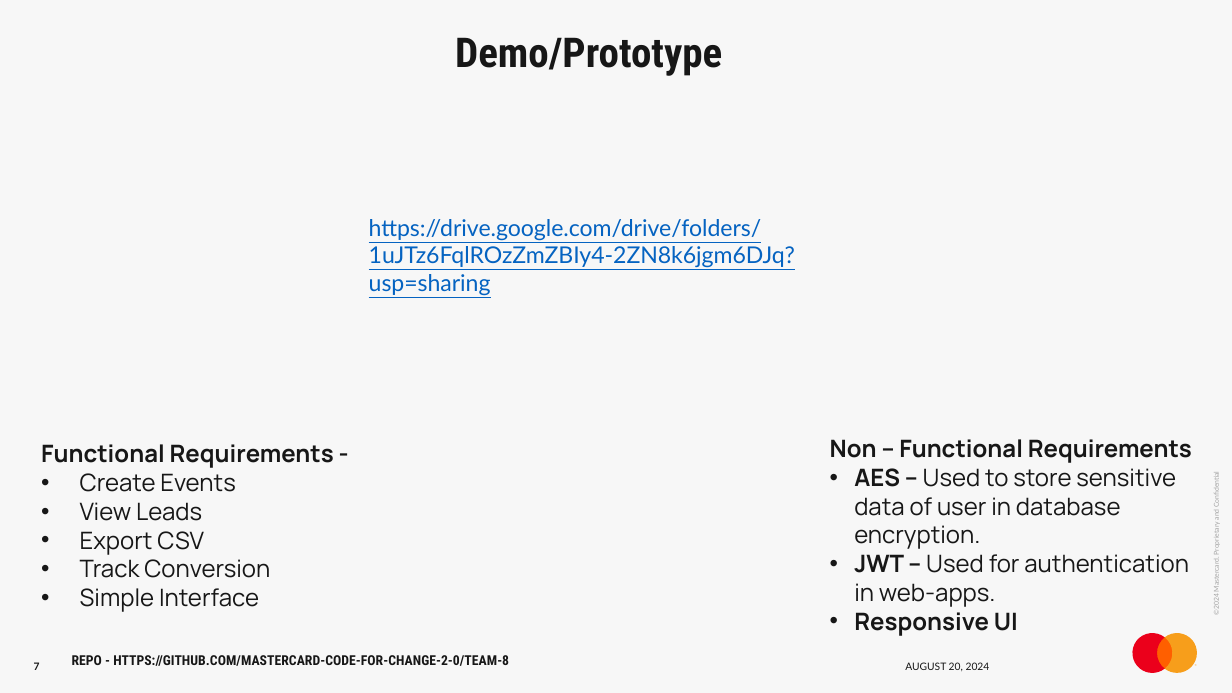
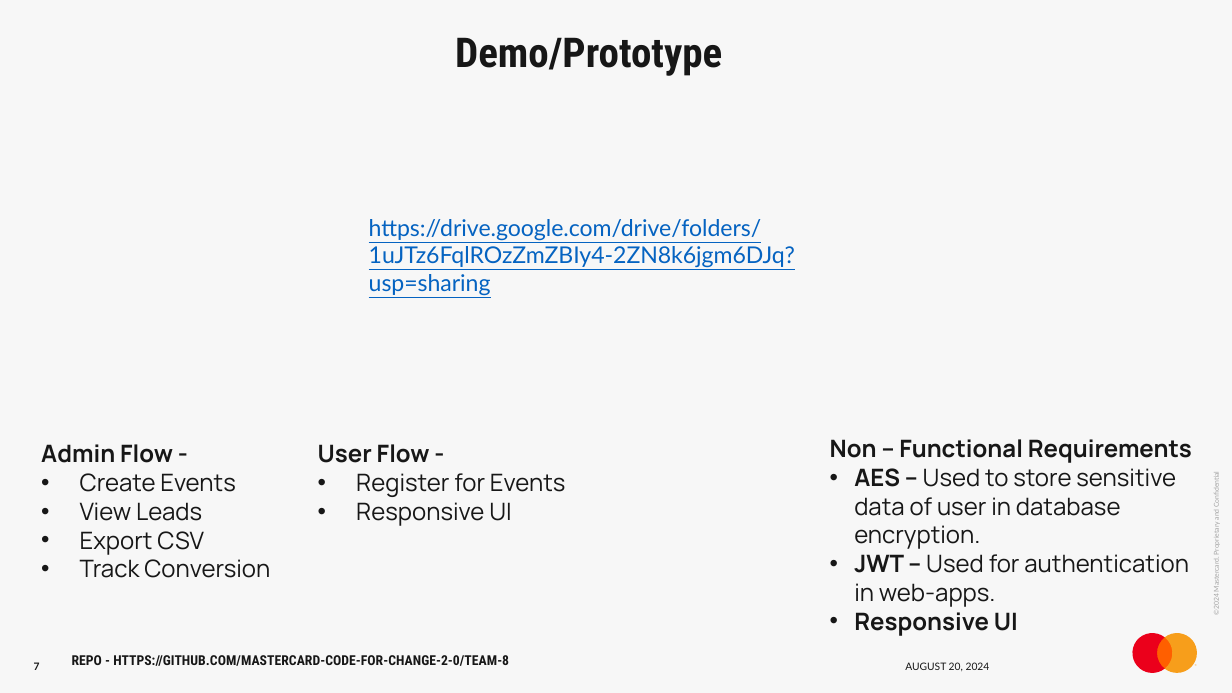
Before and after one commit to Mastercard-Code-For-Change-2-0/Team-8, a slide deck: slide 7 of HackathonPresentation_Skeleton.pptx. Drawn at 1232x693 pixels with LibreOffice and Linux fonts; fonts in the diff are those of the drawing. Boxes give left, top, right and bottom in pixels: in the first picture for what was removed or moved away, otherwise in the second. Text is boxed around its words. In the diff, an @@ line names an element or a change of style, - is before the commit and + after.

Commit message:
ppt_final

```diff
--- a/HackathonPresentation_Skeleton.pptx
+++ b/HackathonPresentation_Skeleton.pptx
@@ text at [41, 444, 173, 463]: text changed @@
-Functional Requirements -
+Admin Flow -
@@ text added at [318, 444, 566, 526], 14 pt, text #171717 @@
+User Flow -
+• Register for Events
+• Responsive UI
@@ text at [80, 588, 259, 612]: paragraph removed @@
-• Simple Interface
```
